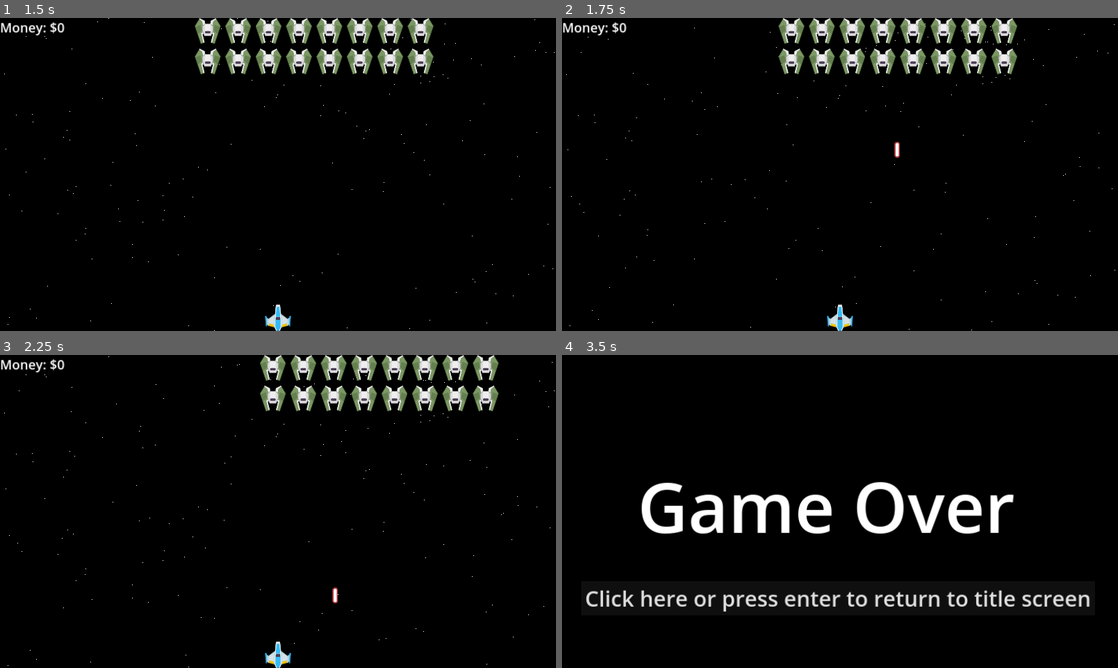
Above: before the commit, frames 1-4 (two rows, left to right).
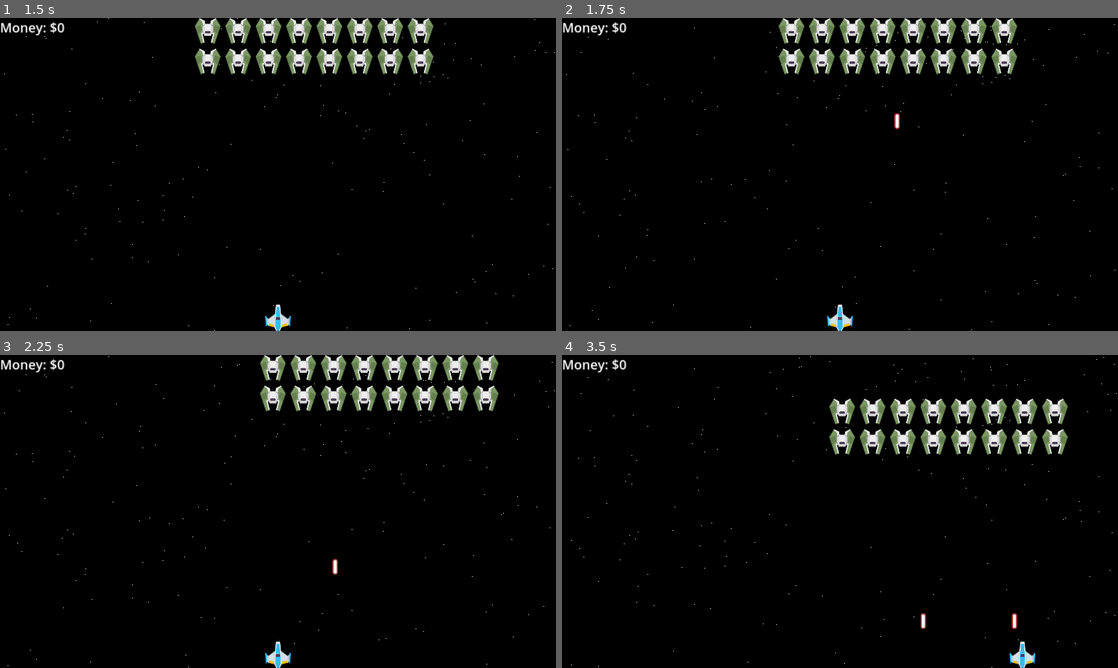
Above: after the commit, the same moments.

Repository: michael-j-coyne/space-defense
Game: Godot game, scene res://scenes/main.tscn
Two runs of this game, one before a commit and one after it. Both use one fixed random seed, a clock stepped at 60 frames per second and the inputs below.
Inputs (mouse positions are in pixels of both pictures, inside the frame that each line leads up to):
- Up to frame 1 (1.5 s): click "Click here or press 'Enter' t…" at 0.5 s; tap Enter (ui_accept) at 1.25 s; drag from (33, 27) to (278, 318) at 1.27 s
- Up to frame 2 (1.75 s): no input
- Up to frame 3 (2.25 s): drag from (166, 527) to (278, 655) at 2.02 s
- Up to frame 4 (3.5 s): move the mouse to (895, 442) at 2.77 s; hold Right (ui_right) from 2.78 s (still down); tap Alt at 2.85 s

Frame 1 is identical in both runs. In frame 2, 0.1% of the frame differs, in the area x 59-61%, y 30-45%; in frame 3, 0.1%; in frame 4, 11%, in the area x 0-100%, y 0-100%.

Commit message:
Move grunt gun to correct position

Diff:
--- a/scenes/enemies/grunt.tscn
+++ b/scenes/enemies/grunt.tscn
@@ -17,7 +17,7 @@
 texture = ExtResource("2_v7gts")
 
 [node name="GunComponent" parent="." instance=ExtResource("3_bxl82")]
-position = Vector2(2.08165e-12, 130)
+position = Vector2(2.08165e-12, 37.8)
 ammo = ExtResource("5_4fkuy")
 projectile_speed = 500.0
 damage = 1
